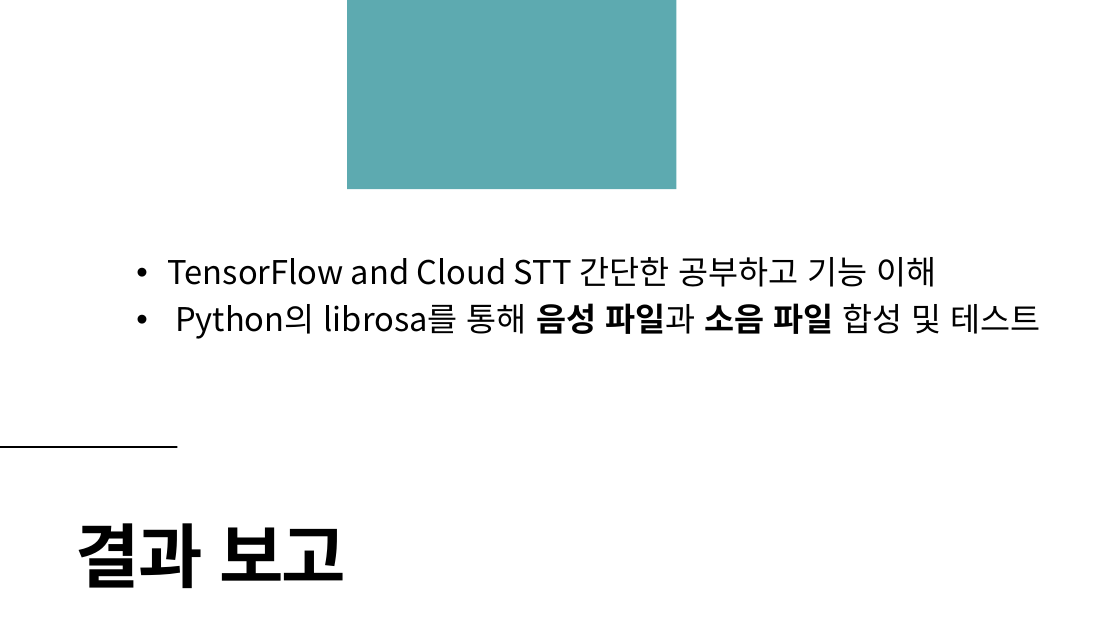
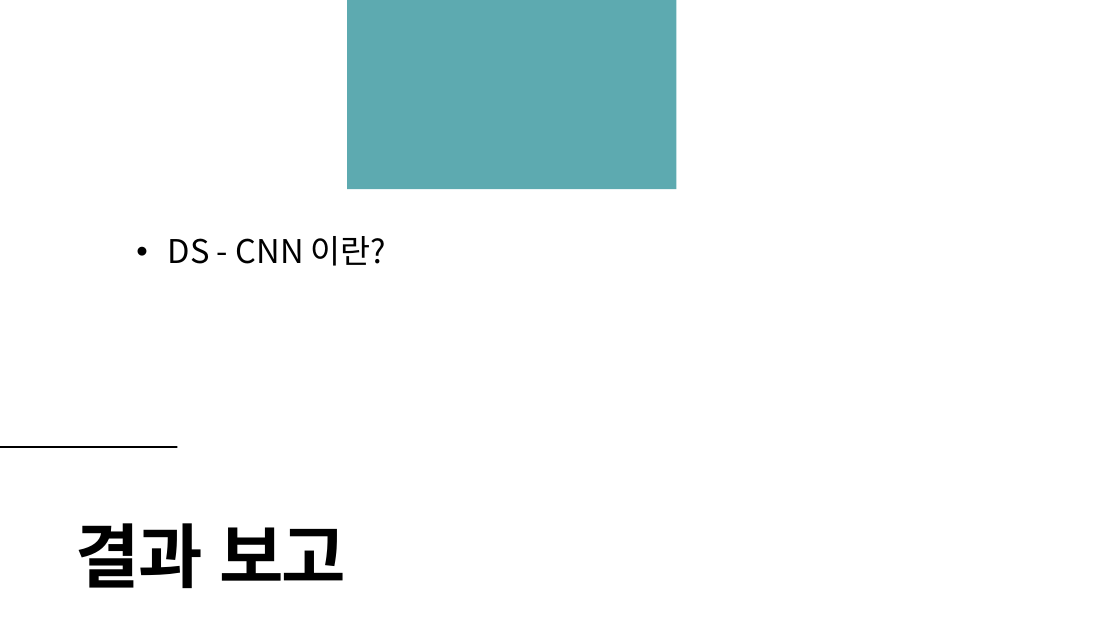
Before and after one commit to TeamPhoneticCode/Report, a slide deck: slide 7 of 2021_졸업과제_1번째_진행보고.pptx. Drawn at 1120x630 pixels with LibreOffice and Linux fonts; fonts in the diff are those of the drawing. Boxes give left, top, right and bottom in pixels: in the first picture for what was removed or moved away, otherwise in the second. Text is boxed around its words. In the diff, an @@ line names an element or a change of style, - is before the commit and + after.

```diff
--- a/2021_졸업과제_1번째_진행보고.pptx
+++ b/2021_졸업과제_1번째_진행보고.pptx
@@ text at bbox=[168, 236, 387, 266]: text changed @@
-• TensorFlow and Cloud STT 간단한 공부하고 기능 이해
-• Python의 librosa를 통해 음성 파일과 소음 파일 합성 및 테스트
+• DS - CNN 이란?
```
Also in this commit, not shown: 2 other slides changed, 1 slide added, 1 slide removed.
